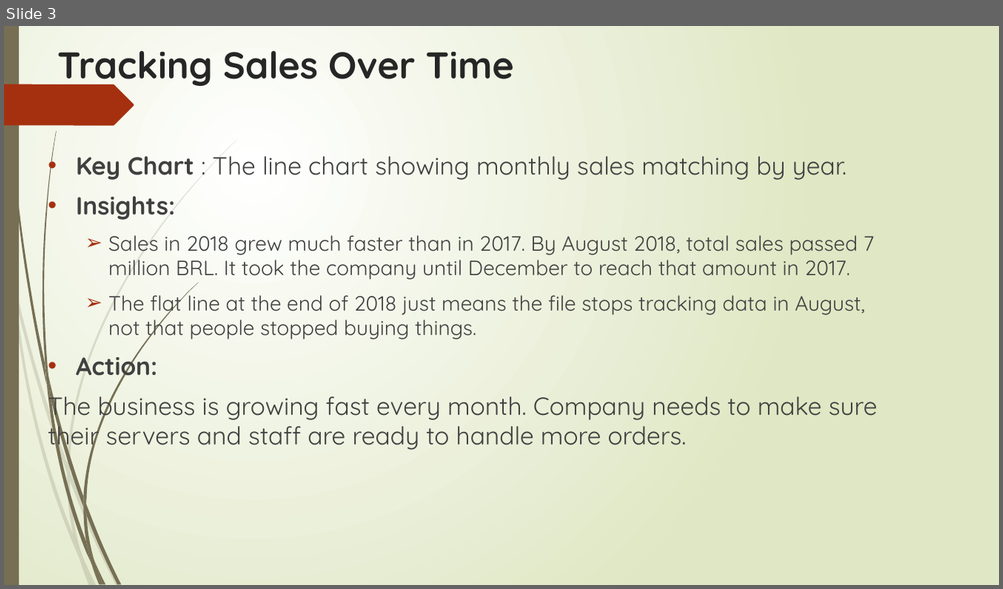
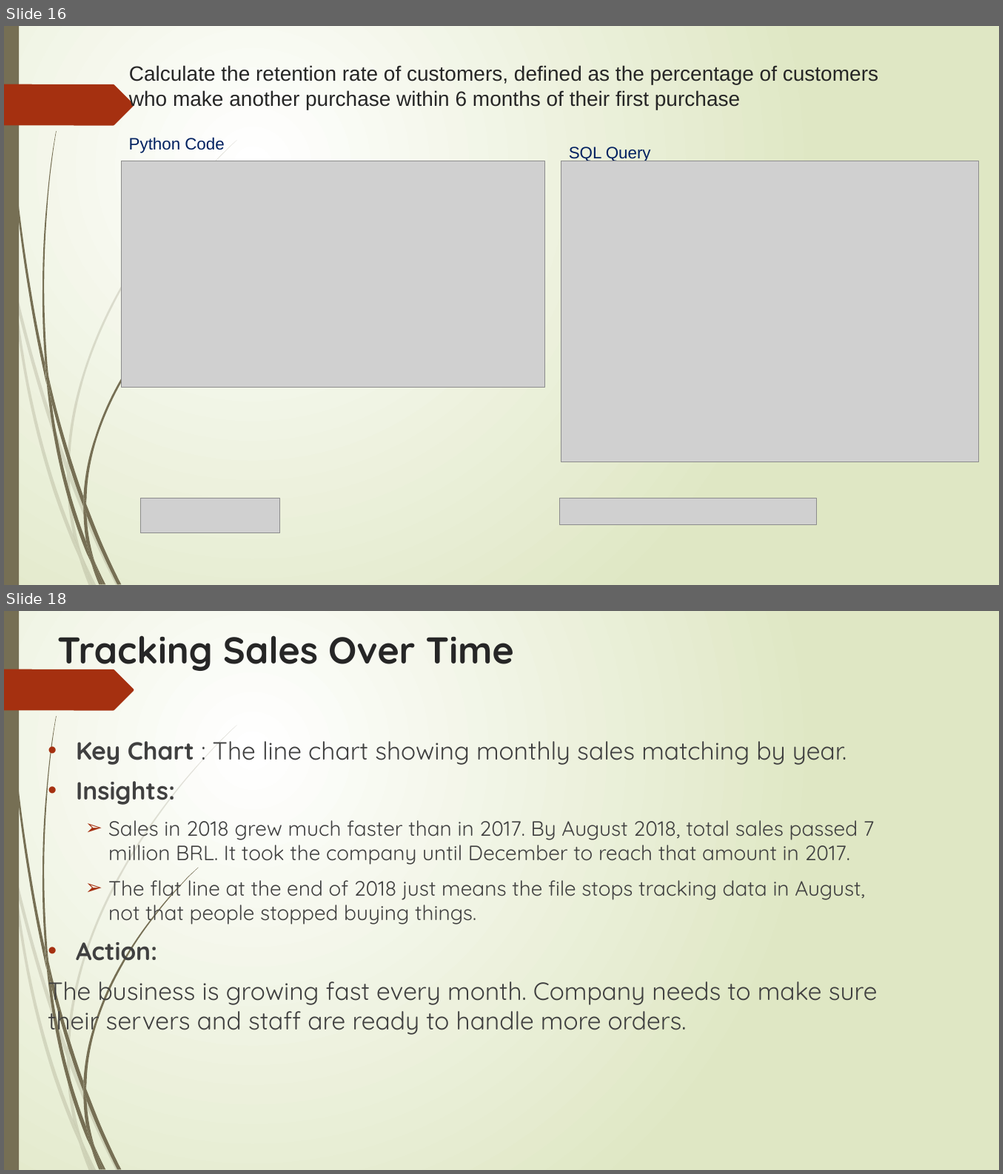
Before and after one commit to pallavigosarr/ecommerce-analytics, a slide deck: Presentation/Executive_summary_&_Insights.pptx. Shown one above the other, each under a label of ours: slide 3 before the commit, slides 16 and 18 after it; the slides between them are not shown. The pictures are 1003x589 and 1003x1174 pixels, drawn with LibreOffice and Linux fonts; fonts in the diff are those of the drawing; grey boxes stand for pictures. Boxes give left, top, right and bottom in pixels: in the first picture for what was removed or moved away, otherwise in the second. Text is boxed around its words. In the diff, an @@ line names an element or a change of style, - is before the commit and + after.

```diff
--- a/Presentation/Executive_summary_&_Insights.pptx
+++ b/Presentation/Executive_summary_&_Insights.pptx
@@ slide 16 added at [4,26,999,585], background gradient #FFFFFF to #DFE8C4; not listed: 24 template elements that a slide beside it also shows @@
@@ title added at [129,65,878,110], 20 pt, text #262626 @@
+Calculate the retention rate of customers, defined as the percentage of customers who make another purchase within 6 months of their first purchase
@@ text added at [129,137,224,153], 16 pt, text #002060 @@
+Python Code
@@ text added at [569,147,651,161], 16 pt, text #002060 @@
+SQL Query
@@ picture added at [122,161,546,387] @@
@@ picture added at [561,161,979,463] @@
@@ picture added at [141,499,279,534] @@
@@ picture added at [559,499,817,526] @@
@@ what was slide 3 is now slide 18 @@
```
Also in this commit, not shown: 14 other slides added.
